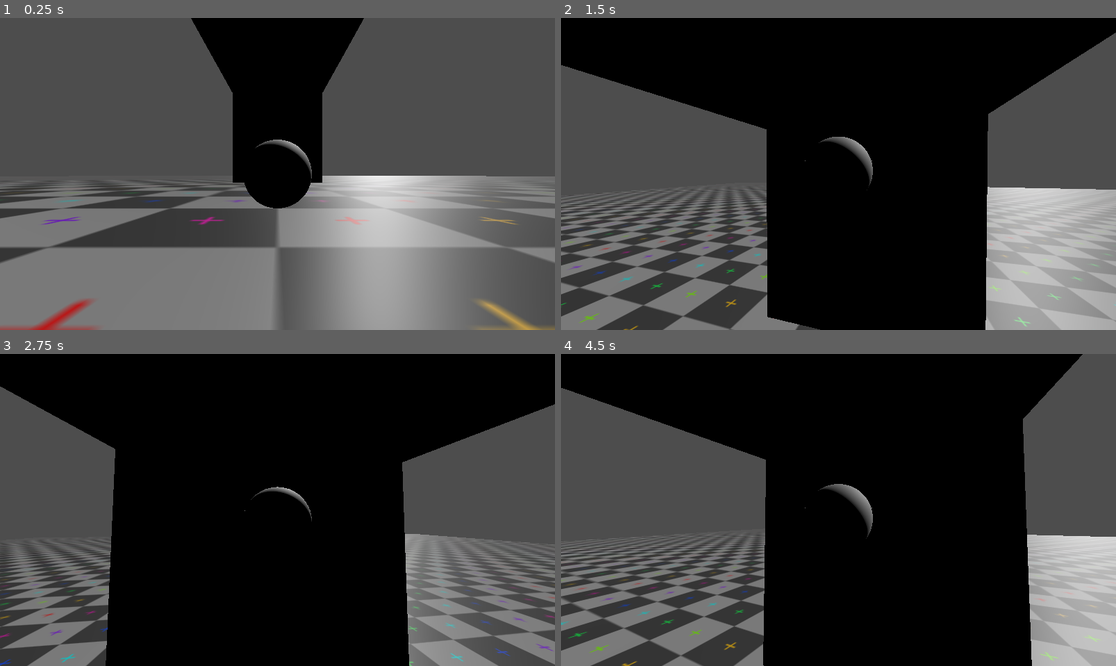
Above: before the commit, frames 1-4 (two rows, left to right).
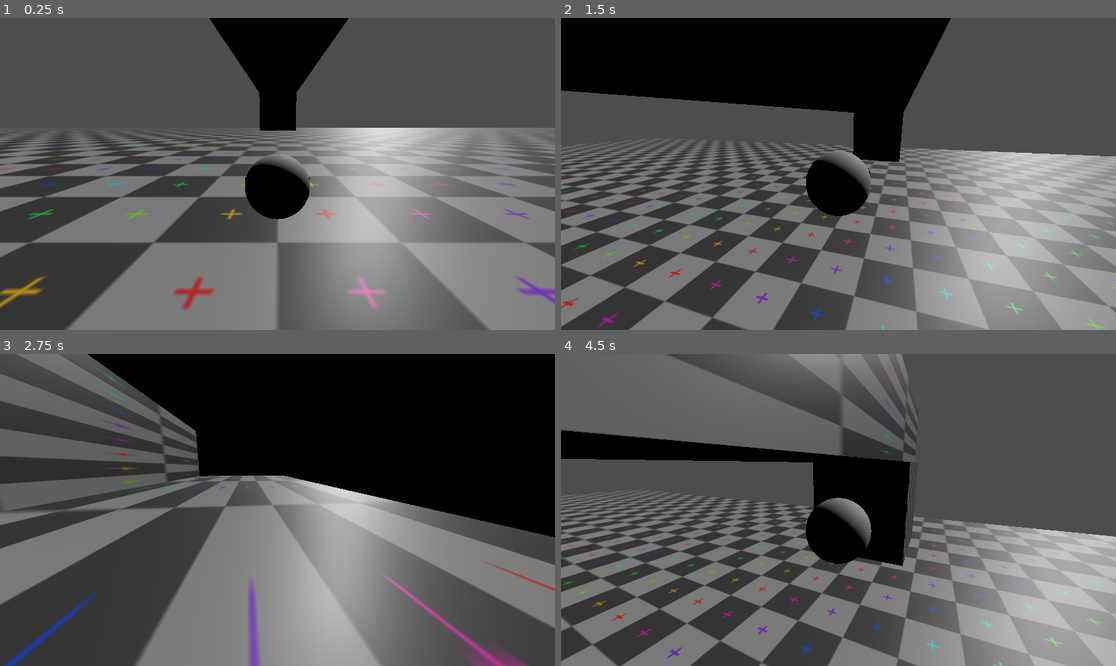
Above: after the commit, the same moments.

Repository: laps15/wall-walker
Game: Godot game, scene res://main.tscn
The game is run twice, just before and just after one commit, with the same random seed, the same clock (stepped at 60 frames per second) and the same inputs.
Inputs (mouse positions are in pixels of both pictures, inside the frame that each line leads up to):
- Up to frame 1 (0.25 s): no input
- Up to frame 2 (1.5 s): tap Enter (ui_accept) at 0.5 s; move the mouse to (866, 174) at 0.52 s; hold W (forward) from 0.53 s (still down); tap Space (jump) at 0.6, 0.77, 1.07, 1.35 s; move the mouse to (810, 174) at 1.27 s
- Up to frame 3 (2.75 s): keep holding W (forward); tap Space (jump) at 1.52, 1.82, 2.1 s; move the mouse to (288, 503) at 2.02 s
- Up to frame 4 (4.5 s): keep holding W (forward); move the mouse to (832, 516) at 2.77 s; tap Space (jump) at 2.85, 3.02, 3.32, 3.6, 3.77, 4.07, 4.35 s; move the mouse to (877, 513) at 3.52 s; move the mouse to (794, 506) at 4.27 s

The runs differ from the first frame. In frame 1, 38% of the frame differs, in the area x 0-100%, y 0-100%; in frame 2, 53%; in frame 3, 61%; in frame 4, 67%.

Commit message:
Added final wall walker 3rd person player character

Diff:
--- a/Maps/level.tscn
+++ b/Maps/level.tscn
@@ -8,12 +8,16 @@
 [node name="floor" parent="." instance=ExtResource("1_8m33b")]
 
 [node name="box" parent="floor" instance=ExtResource("2_obos6")]
-transform = Transform3D(1, 0, 0, 0, 0.5, 0, 0, 0, 8, 0, 5, 20)
+transform = Transform3D(-1, 0, -6.99382e-07, 0, 0.5, 0, 8.74228e-08, 0, -8, 0.0531576, 5, -22)
 
 [node name="box2" parent="floor" instance=ExtResource("2_obos6")]
+transform = Transform3D(-1, 0, -8.74228e-08, 0, 1, 0, 8.74228e-08, 0, -1, 0.0531593, 0, -2)
 
 [node name="box3" parent="floor" instance=ExtResource("2_obos6")]
 transform = Transform3D(1, 0, 0, 0, 1, 0, 0, 0, 1, 20, 0, 20)
 
 [node name="box4" parent="floor" instance=ExtResource("2_obos6")]
-transform = Transform3D(1, 0, 0, 0, 1, 0, 0, 0, 1, 0, 0, 40)
+transform = Transform3D(-1, 0, -8.74228e-08, 0, 1, 0, 8.74228e-08, 0, -1, 0.0531558, 0, -42)
+
+[node name="box" parent="." instance=ExtResource("2_obos6")]
+transform = Transform3D(-1, 6.18173e-08, -6.18173e-08, 0, 0.707107, 0.707107, 8.74228e-08, 0.707107, -0.707107, 0.159475, -2, -2)
--- /dev/null
+++ b/Player/FinalPlayer.tscn
@@ -0,0 +1,47 @@
+[gd_scene load_steps=7 format=3 uid="uid://butod31sihb3d"]
+
+[ext_resource type="Script" uid="uid://cvu4l7kqqbghe" path="res://Player/final_player.gd" id="1_5l0rf"]
+[ext_resource type="PackedScene" uid="uid://bw5wba44f14hb" path="res://Player/ray_checker.tscn" id="2_ljhiu"]
+
+[sub_resource type="SphereMesh" id="SphereMesh_p7qrw"]
+
+[sub_resource type="PrismMesh" id="PrismMesh_2fmav"]
+size = Vector3(1, 1, 0.25)
+
+[sub_resource type="SphereShape3D" id="SphereShape3D_p7qrw"]
+
+[sub_resource type="SphereShape3D" id="SphereShape3D_5bsm4"]
+radius = 0.6
+
+[node name="Player" type="CharacterBody3D" node_paths=PackedStringArray("camera", "model", "ray_checker")]
+script = ExtResource("1_5l0rf")
+camera = NodePath("Camera3D")
+model = NodePath("MeshInstance3D")
+ray_checker = NodePath("RayChecker")
+
+[node name="MeshInstance3D" type="MeshInstance3D" parent="."]
+transform = Transform3D(1, 0, 0, 0, 1, 0, 0, 0, 1, 0, 0.5, 0)
+mesh = SubResource("SphereMesh_p7qrw")
+
+[node name="MeshInstance3D" type="MeshInstance3D" parent="MeshInstance3D"]
+transform = Transform3D(1, 0, 0, 0, 0.258819, 0.965926, 0, -0.965926, 0.258819, 0, 0.158111, -0.513779)
+mesh = SubResource("PrismMesh_2fmav")
+skeleton = NodePath("../..")
+
+[node name="CollisionShape3D" type="CollisionShape3D" parent="."]
+transform = Transform3D(1, 0, 0, 0, 1, 0, 0, 0, 1, 0, 0.5, 0)
+shape = SubResource("SphereShape3D_p7qrw")
+
+[node name="Camera3D" type="Camera3D" parent="."]
+transform = Transform3D(1, 0, 0, 0, 0.965926, 0.258819, 0, -0.258819, 0.965926, 0, 1.5, 3)
+
+[node name="RayChecker" parent="." instance=ExtResource("2_ljhiu")]
+transform = Transform3D(1, 0, 0, 0, 1, 0, 0, 0, 1, 0, 0.5, 0)
+
+[node name="AttachChecker" type="Area3D" parent="."]
+
+[node name="CollisionShape3D" type="CollisionShape3D" parent="AttachChecker"]
+transform = Transform3D(1, 0, 0, 0, 1, 0, 0, 0, 1, 0, 0.5, 0)
+shape = SubResource("SphereShape3D_5bsm4")
+
+[connection signal="body_entered" from="AttachChecker" to="." method="_on_attach_checker_body_entered"]
--- /dev/null
+++ b/Player/final_player.gd
@@ -0,0 +1,119 @@
+extends CharacterBody3D
+
+@export var camera: Camera3D
+@export var model: MeshInstance3D
+@export var mouse_sensivity: float = 0.005
+@export var ray_checker: Node3D
+@export var check_rays_timeout: float = -1
+
+const SPEED = 10.0
+const JUMP_VELOCITY = 10
+const GRAVITY_SPEED: float = 9.8
+const MOTION_INTERPOLATION_SPEED = 10
+const ROTATION_INTERPOLATION_SPEED = 10
+const ACCELERATION = 10
+
+var gravity: Vector3 = Vector3.DOWN * GRAVITY_SPEED
+var orientation = Transform3D()
+var motion = Vector2()
+var vertical_velocity: Vector3 = Vector3.ZERO
+var attached_to: StaticBody3D
+var check_rays_scheduler: Callable = self.noop
+var check_rays_func: Callable = self.check_rays
+
+func noop():
+	return
+
+func _ready() -> void:
+	Input.mouse_mode = Input.MOUSE_MODE_CAPTURED
+
+	if self.check_rays_timeout != -1.:
+		self.check_rays_scheduler = self.schedule_check_rays
+		self.check_rays_func = self.noop
+
+func schedule_check_rays() -> void:
+	await self.get_tree().create_timer(self.check_rays_timeout).timeout
+	self.check_rays()
+
+func _unhandled_input(event: InputEvent) -> void:
+	if event is InputEventMouseMotion:
+		self.rotate_y(-event.relative.x * mouse_sensivity)
+		self.camera.rotate_x(-event.relative.y * mouse_sensivity)
+		self.camera.rotation.x = clamp(self.camera.rotation.x, -PI/4, PI/4)
+
+func _on_attach_checker_body_entered(body: Node3D) -> void:
+	if body and body != self.attached_to and body is StaticBody3D:
+		attached_to = body
+		vertical_velocity = Vector3.ZERO
+
+func check_rays():
+	var new_avg = self.ray_checker.get_avg_normal() as Vector3
+	if new_avg and new_avg != self.up_direction:
+		self.up_direction = new_avg
+		self.gravity = (-self.up_direction) * GRAVITY_SPEED
+	elif not new_avg:
+		self.up_direction = Vector3.UP
+		self.gravity = (-self.up_direction) * GRAVITY_SPEED
+
+	self.check_rays_scheduler.call()
+
+func _physics_process(delta: float) -> void:
+	var input_dir := Input.get_vector("left", "right", "forward", "backwards")
+
+	self.check_rays_func.call()
+
+	# Add the gravity.
+	if not self.is_on_floor():
+		self.vertical_velocity += self.gravity * delta
+	else:
+		self.vertical_velocity = Vector3.ZERO
+
+	self._process_input(input_dir, delta)
+
+func _process_input(input_dir: Vector2, delta: float) -> void:
+	self.motion = self.motion.lerp(input_dir, self.MOTION_INTERPOLATION_SPEED * delta)
+
+	var camera_basis = self.camera.global_transform.basis
+	var camera_z = camera_basis.z
+	var camera_x = camera_basis.x
+
+	camera_z = camera_z.normalized()
+	camera_x = camera_x.normalized()
+
+	# Handle jump.
+	if Input.is_action_just_pressed("jump"): # and is_on_floor():
+		var jump_speed = self.JUMP_VELOCITY if self.up_direction == Vector3.UP else 0.5 * self.JUMP_VELOCITY
+		self.vertical_velocity += self.up_direction * jump_speed
+		self.up_direction = Vector3.UP
+		self.gravity = Vector3.DOWN * self.GRAVITY_SPEED
+
+	var player_look_at = camera_x * self.motion.x + camera_z * self.motion.y
+
+	if player_look_at.length() > 0.001:
+		var q_from = orientation.basis.get_rotation_quaternion()
+		var q_to = Transform3D().looking_at(player_look_at, self.up_direction).basis
+
+		orientation.basis = Basis(q_from.slerp(q_to, self.ROTATION_INTERPOLATION_SPEED * delta))
+
+	var horizontal_velocity = velocity
+
+	var direction = (camera_basis * Vector3(self.motion.x, 0, self.motion.y))
+	var position_target = direction * self.SPEED
+
+	if direction.length() < 0.001:
+		horizontal_velocity = Vector3.ZERO
+	else:
+		horizontal_velocity = horizontal_velocity.lerp(position_target, ACCELERATION * delta)
+
+	# Negate velocity on normal direction
+	var normal_squared = self.up_direction.dot(self.up_direction)
+	var velocity_on_normal = horizontal_velocity.dot(self.up_direction) / normal_squared * self.up_direction
+	horizontal_velocity -= velocity_on_normal
+
+	velocity = horizontal_velocity + self.vertical_velocity
+
+	move_and_slide()
+
+	self.orientation.origin = Vector3()
+	self.orientation = self.orientation.orthonormalized()
+	self.model.global_transform.basis = self.orientation.basis
--- a/main.tscn
+++ b/main.tscn
@@ -2,7 +2,7 @@
 
 [ext_resource type="Script" uid="uid://dgm27fnnigekx" path="res://main.gd" id="1_h2yge"]
 [ext_resource type="PackedScene" uid="uid://drupthxuij77r" path="res://Maps/level.tscn" id="1_ig7tw"]
-[ext_resource type="PackedScene" uid="uid://ctbb1v0pan0bs" path="res://Player/player.tscn" id="2_0xm2m"]
+[ext_resource type="PackedScene" uid="uid://butod31sihb3d" path="res://Player/FinalPlayer.tscn" id="3_h2yge"]
 
 [node name="Main" type="Node"]
 script = ExtResource("1_h2yge")
@@ -12,5 +12,5 @@
 [node name="DirectionalLight3D" type="DirectionalLight3D" parent="."]
 transform = Transform3D(0.353553, 0.866025, 0.353553, 0.612372, -0.5, 0.612372, 0.707107, 0, -0.707107, -24, 20, -23)
 
-[node name="Player" parent="." instance=ExtResource("2_0xm2m")]
-transform = Transform3D(1, 0, 0, 0, 1, 0, 0, 0, 1, 0, 0, 10.8845)
+[node name="Player" parent="." instance=ExtResource("3_h2yge")]
+transform = Transform3D(1, 0, 0, 0, 1, 0, 0, 0, 1, 0, 0, -13.2472)
Not shown, added: Player/final_player.gd.uid
